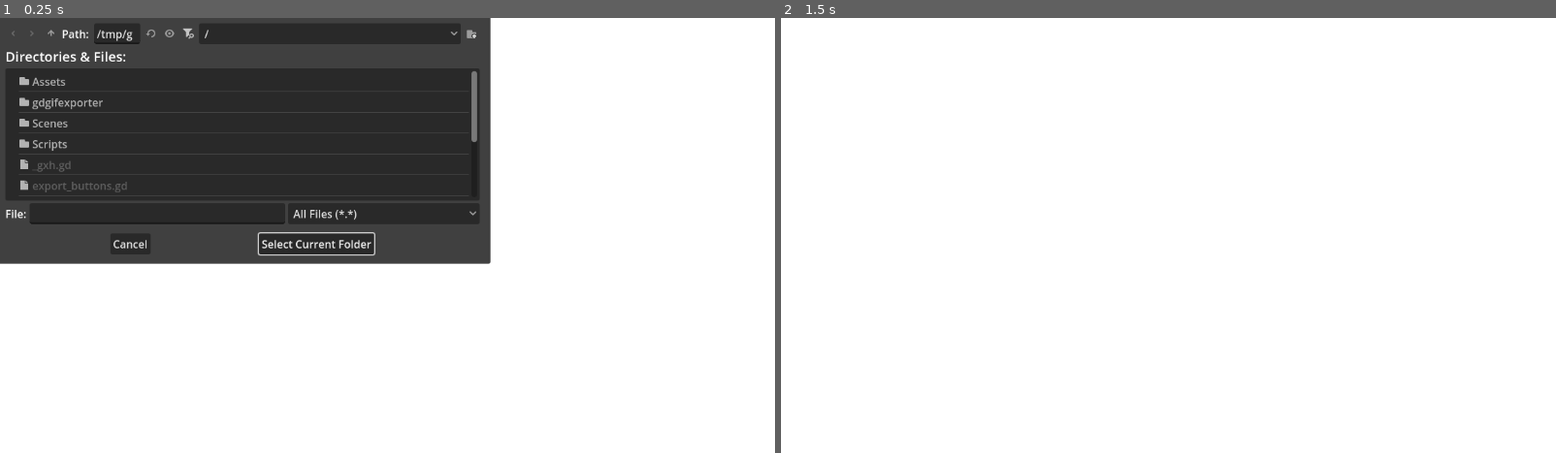
Above: before the commit, frames 1-2 (left to right).
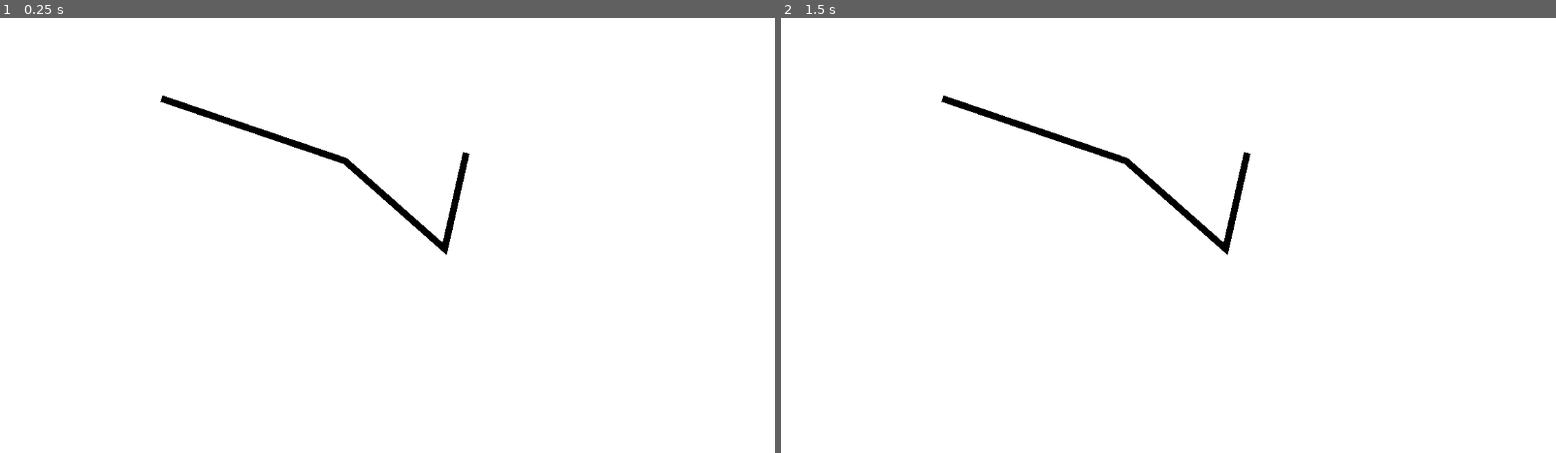
Above: after the commit, the same moments.

Repository: CadeL4D/AnimationMaker
Game: Godot game, scene res://Scenes/testing_scene.tscn
The game is run twice, just before and just after one commit, with the same random seed, the same clock (stepped at 60 frames per second) and the same inputs. This scene is started directly instead of the project's main scene.
Inputs (mouse positions are in pixels of both pictures, inside the frame that each line leads up to):
- Up to frame 1 (0.25 s): no input
- Up to frame 2 (1.5 s): click (1098, 244) at 0.5 s, where only the run before the commit has a clickable "Select Current Folder"; tap Enter at 1.25 s; move the mouse to (1339, 213) at 1.27 s; press the mouse at (1339, 213) at 1.28 s

The runs differ from the first frame. In frame 1, 36% of the frame differs, in the area x 0-64%, y 0-57%; in frame 2, 0.9%.

Commit message:
Collision Through Math

Diff:
--- a/Scenes/testing_scene.tscn
+++ b/Scenes/testing_scene.tscn
@@ -11,12 +11,6 @@
 grow_vertical = 2
 script = ExtResource("1_oq1i5")
 
-[node name="FileDialog" type="FileDialog" parent="."]
-title = "Open a Directory"
-visible = true
-ok_button_text = "Select Current Folder"
-file_mode = 2
-access = 2
-use_native_dialog = true
-
-[connection signal="dir_selected" from="FileDialog" to="." method="_on_file_dialog_dir_selected"]
+[node name="Line2D" type="Line2D" parent="."]
+points = PackedVector2Array(240, 120, 513, 213, 661, 344, 693, 201)
+default_color = Color(0, 0, 0, 1)
--- a/Scripts/drawing_space.gd
+++ b/Scripts/drawing_space.gd
@@ -3,6 +3,7 @@
 var clicked = false
 var event_pos = null
 var lineList = {}
+var redoList = []
 var UUID = 0
 var newLine = Line2D.new()
 var line
@@ -12,13 +13,13 @@
 
 func _process(delta: float) -> void:
 	if Input.is_action_just_released("click"):
-		#lineList[UUID].append(lineList[lineList.keys()[-1]][0].get_points())
-		print(lineList)
 		addingNewLine(1)
 
 func _input(event: InputEvent) -> void:
 	if Input.is_action_just_pressed("undo"):
 		undo()
+	if Input.is_action_just_pressed("redo"):
+		redo()
 	if not Input.is_action_pressed("click"):
 		return
 	event_pos = event.position
@@ -27,11 +28,13 @@
 func _draw() -> void:
 	if(event_pos != null) and Input.is_action_pressed("click"):
 		lineList[UUID][0].add_point(event_pos)
+		lineList[UUID][1].append(event_pos)
+
 
 
 func addingNewLine(flip = 0):
 		UUID += flip
-		lineList[UUID] = [Line2D.new()]
+		lineList[UUID] = [Line2D.new(),[]]
 		lineList[UUID][0].default_color = $tool_selection/HBoxContainer/ColorPickerButton.color
 		lineList[UUID][0].antialiased = true
 		lineList[UUID][0].begin_cap_mode = 2
@@ -40,10 +43,22 @@
 		lineList[UUID][0].end_cap_mode = 2
 		lineList[UUID][0].round_precision = 10
 		self.add_child(lineList[UUID][0])
+		print(UUID)
 
 func undo():
+	redoList.append(lineList[lineList.keys()[-2]][1])
 	lineList[lineList.keys()[-2]][0].clear_points()
 	lineList.erase(lineList.keys()[-2])
+
+func redo():
+	if redoList.size() > 0:
+		for coords in redoList[-1]:
+			lineList[UUID][0].add_point(coords)
+		redoList.remove_at(redoList.size()-1)
+		addingNewLine(1)
+	if redoList.size() < 20:
+		redoList.remove_at(0)
+
 
 
 func _on_tool_selection_pressed_button(extra_arg_0) -> void:
--- a/Scripts/testing_scene.gd
+++ b/Scripts/testing_scene.gd
@@ -1,5 +1,14 @@
 extends Control
 
 
-func _on_file_dialog_dir_selected(dir: String) -> void:
-	print(dir)
+func _ready() -> void:
+	print($Line2D.points)
+	print(float(213-120)/float(513-240))
+	print(get_global_mouse_position().y)
+	print(0.34065934065934*get_global_mouse_position().x)
+func _process(delta: float) -> void:
+	if get_global_mouse_position().y == 0.34065934065934*get_global_mouse_position().x:
+		print("Wtf")
+	#if get_global_mouse_position().x > 240 and get_global_mouse_position().x < 513:
+		#if get_global_mouse_position().y > 120 and get_global_mouse_position().y < 213:
+			#print(get_global_mouse_position())
--- a/project.godot
+++ b/project.godot
@@ -27,6 +27,11 @@
 "events": [Object(InputEventKey,"resource_local_to_scene":false,"resource_name":"","device":-1,"window_id":0,"alt_press …(191 unchanged characters)…
 ]
 }
+redo={
+"deadzone": 0.2,
+"events": [Object(InputEventKey,"resource_local_to_scene":false,"resource_name":"","device":-1,"window_id":0,"alt_pressed":false,"shift_pressed":true,"ctrl_pressed":false,"meta_pressed":false,"pressed":false,"keycode":0,"physical_keycode":90,"key_label":0,"unicode":122,"location":0,"echo":false,"script":null)
+]
+}
 
 [rendering]
 
